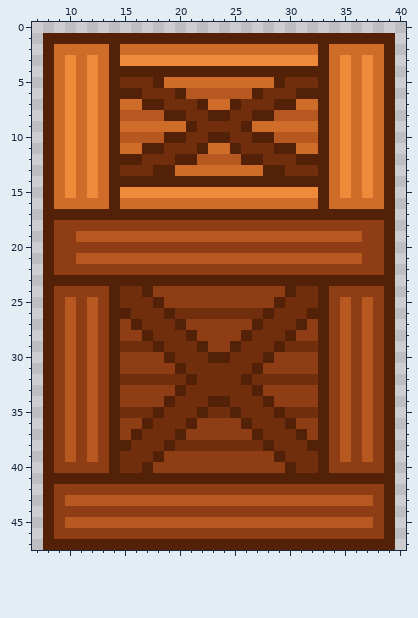
One commit to this pixel-art sprite: Assets/Arts/Obstacle/BoxObstacle.png. The picture above was drawn from the file before the commit.
The file is 48x48 pixels. Shown: x 7..40, y 0..47.
Now the later version:
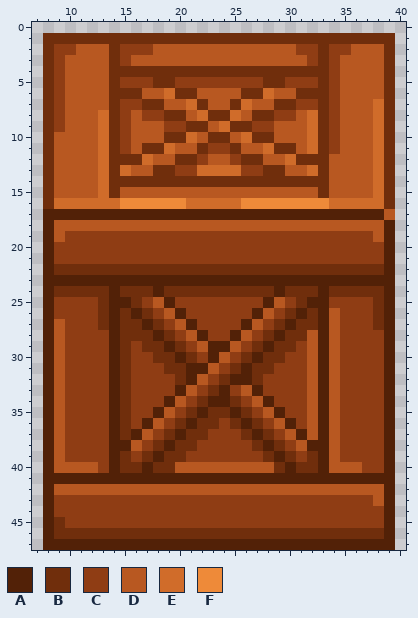
Palette (. is transparent): A #522107  B #702e0c  C #8f3d14  D #b85821  E #d06c2a  F #ee8a39
The exact change:
Changed rows in their new state; - is an unchanged pixel.
first column x 8:
 1 BBBBBBBBBBBBBBBBBBBBBBBBBBBBBBBB
 2 BCCDDDBCCCDDDDDDDDDDDDDCCBCCDDDB
 3 BCDDDDBCDDDDDDDDDDDDDDDDCBCDDDDB
 4 BCDDDDBBBBBBBBBBBBBBBBBBBBCDDDDB
 5 BCDDDDBCCCBBCCCCCCCCBBCCCBCDDDDB
 6 BCDDDDBBBDDEBB----BBEDDBBBCDDDDB
 7 BCDDDDBCCBBDDEBDDBEDDBBCCBCDDD-B
 8 BCDDD-BC-CCBBDEBBEDBBCC-EBCDDD-B
 9 BCDDD-BCDDDCCB-DE-BCCDDD-BCDDD-B
10 BDDDD-BC---BBEDBBDEBB---EBCDDD-B
11 BDDDD-BCDBBEDDBCCBDDEBBD-BCDDD-B
12 BDDDD-BBBEDDBBC--CBBDDEBBBDDDD-B
13 BDDDD-BEDDBBCC----CCBBDDEBDDDD-B
14 BDDDD-BBBBBBBBBBBBBBBBBBBBDDDD-B
15 BDDDD-BDDDDDDDDDDDDDDDDDDBDDDD-B
16 B-----EFFFFFF-----FFFFFFFF-----B
17 -------------------------------D
18 -DDDDDDDDDDDDDDDDDDDDDDDDDDDDDD-
19 -D-CCCCCCCCCCCCCCCCCCCCCCCCCC-D-
21 ---CCCCCCCCCCCCCCCCCCCCCCCCCC---
22 -BBBBBBBBBBBBBBBBBBBBBBBBBBBBBB-
24 -BBBBB---BABBBBBBBBBBAB---BBBBB-
25 --C-CB-A-CDA--------ADC-A--C-CB-
26 --C-CB-BA-CDACCCCCCADC-AB-DC-CB-
27 -DC-CB-BBA-CDA----ADC-ABB-DC-CB-
28 -DC-C--BBBA-CDA--ADC-ABBD-DC-C--
29 -DC-C---C-BA-CDAADC-AB-CD-DC-C--
30 -DC-C--B--BBA-C-DC-ABB--D-DC-C--
31 -DC-C--B---BBAADC-ABB---D-DC-C--
32 -DC-C---CCCC--DC-A--CCCCD-DC-C--
33 -DC-C--B-----DC-ACD-----D-DC-C--
34 -DC-C--B----DC----CD----D-DC-C--
35 -DC-C---CC-DC------CD-CCD-DC-C--
36 -DC-C--B--DC--BB-B--CD--D-DC-C--
37 -DC-C--B-DC--BB---B--CD-D-DC-C--
38 -DC-C---DC----CCCCC---CD--DC-C--
39 -DC-C---C--BB-------B--C--DC-C--
40 -DDDD-----BBDDDDDDDDDB----DDD---
42 -DDDDDDDDDDDDDDDDDDDDDDDDDDDDDD-
43 --CCCCCCCCCCCCCCCCCCCCCCCCCCCCD-
45 -BCCCCCCCCCCCCCCCCCCCCCCCCCCCC--
46 -BBBBBBBBBBBBBBBBBBBBBBBBBBBBBB-
Pixel boxes of the changes (left, top, right, bottom) in both pictures:
changed: (43, 33, 395, 539)
